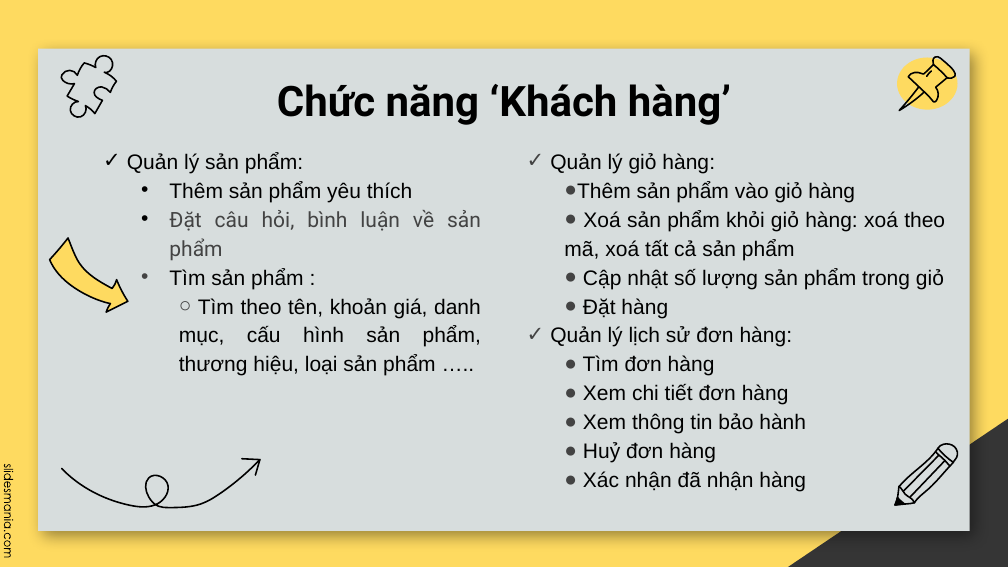
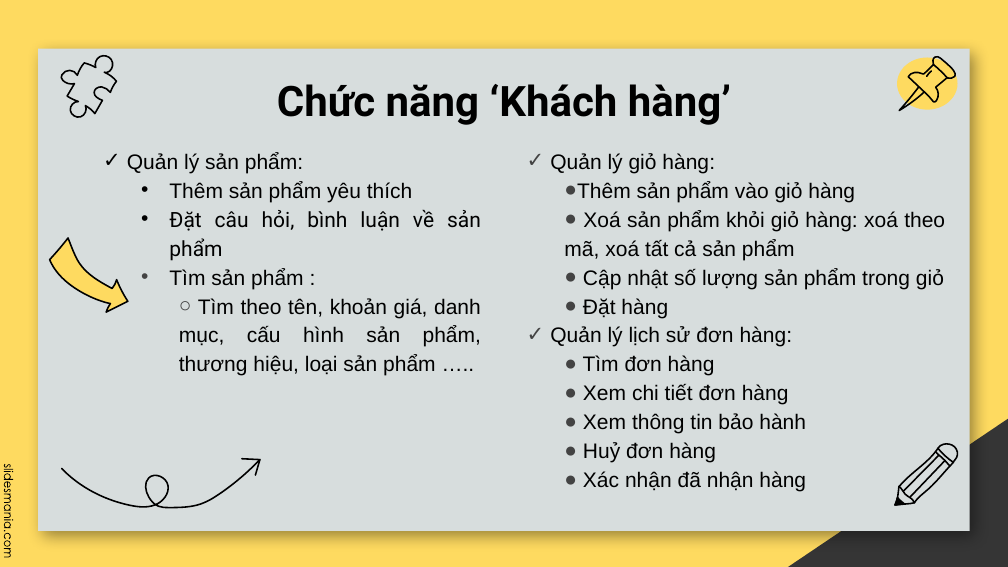
Before and after one commit to b1910319/NienLuan_Nganh, a slide deck: slide 12 of slide_nienluan.pptx. Drawn at 1008x567 pixels with LibreOffice and Linux fonts; fonts in the diff are those of the drawing; background and template pictures are left out. Boxes give left, top, right and bottom in pixels: in the first picture for what was removed or moved away, otherwise in the second. Text is boxed around its words. In the diff, an @@ line names an element or a change of style, - is before the commit and + after.

```diff
--- a/slide_nienluan.pptx
+++ b/slide_nienluan.pptx
@@ text at [169,210,481,261]: text colour #434343 to #000000 in "Đặt câu hỏi, bình luận về sản ..." @@
```
Also in this commit, not shown: 1 other slide changed, 22 other files.
